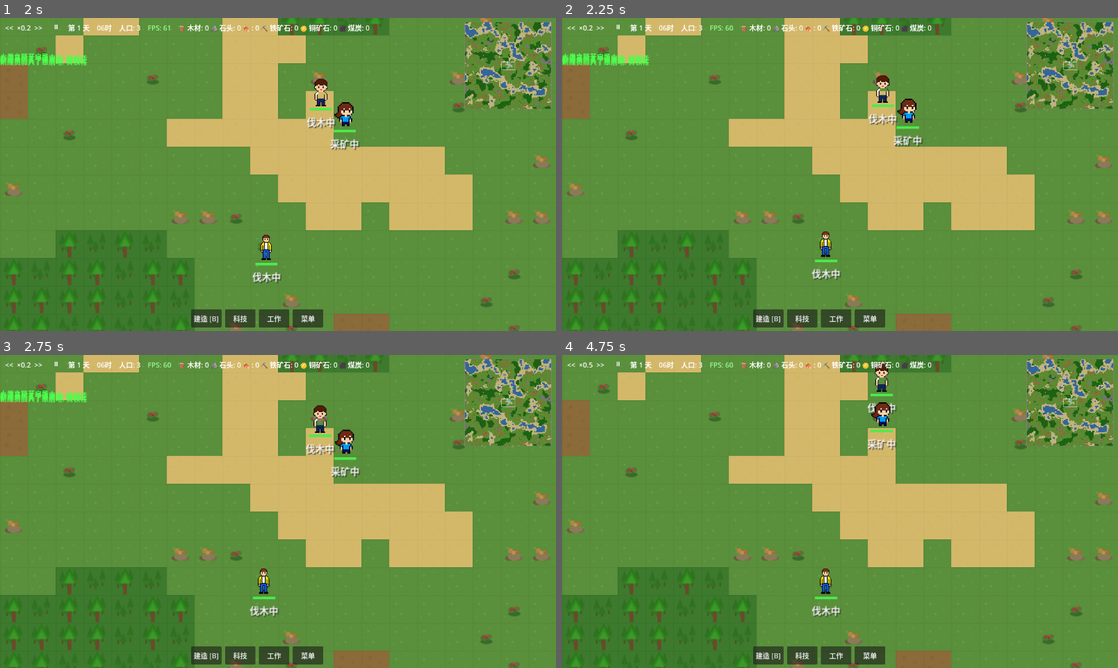
Above: before the commit, frames 1-4 (two rows, left to right).
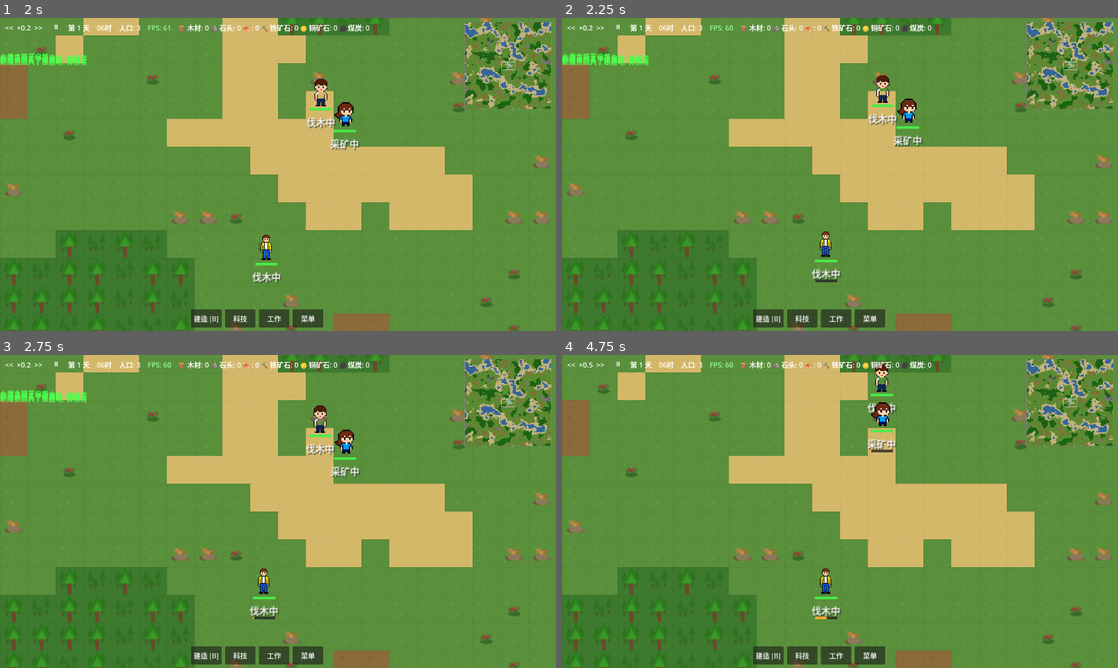
Above: after the commit, the same moments.

Repository: ZhanXuzhao/the-path-of-humanity
Game: Godot game, scene res://scenes/game.tscn
Two runs of this game, one before a commit and one after it. Both use one fixed random seed, a clock stepped at 60 frames per second and the inputs below.
Inputs (mouse positions are in pixels of both pictures, inside the frame that each line leads up to):
- Up to frame 1 (2 s): click "<<" at 0.5 s; tap Enter at 1.25 s; drag from (505, 64) to (333, 105) at 1.27 s
- Up to frame 2 (2.25 s): drag from (728, 190) to (812, 237) at 2.02 s
- Up to frame 3 (2.75 s): no input
- Up to frame 4 (4.75 s): click ">>" at 2.75 s; click "⏸" at 3.5 s; click "▶" at 4.25 s

Frame 1 is identical in both runs. In frame 2, less than 0.1% of the frame differs, in the area x 45-50%, y 83-85%; in frame 3, less than 0.1%; in frame 4, less than 0.1%, in the area x 45-60%, y 30-85%.

Commit message:
feat: 角色工作时在状态下方添加进度条

Diff:
--- a/scripts/entities/settler.gd
+++ b/scripts/entities/settler.gd
@@ -258,6 +258,17 @@
 	# 文字本体
 	_status_font.draw_string(get_canvas_item(), text_pos, state_text, HORIZONTAL_ALIGNMENT_LEFT, -1, font_size, Color(1, 1, 1, 0.95))
 
+	# ===== 工作进度条（仅工作中显示） =====
+	if state == SettlerState.WORKING:
+		var progress = _get_work_progress()
+		if progress > 0.0:
+			var prog_bar_y = text_y + text_size.y + 2.0
+			# 背景
+			draw_rect(Rect2(bar_x, prog_bar_y, bar_width, bar_height), Color(0.15, 0.15, 0.15, 0.8))
+			# 进度填充（橙色进度条）
+			var prog_color = Color(1.0, 0.7, 0.2, 0.9)  # 橙色
+			draw_rect(Rect2(bar_x, prog_bar_y, bar_width * progress, bar_height), prog_color)
+
 func _draw_target_line():
 	"""绘制连接到目标位置的指示虚线（选中时显示），有导航路径时沿路径绘制"""
 	if target_world_pos == Vector2.ZERO or position.distance_squared_to(target_world_pos) < 16.0:
@@ -288,6 +299,34 @@
 		var local_target = target_world_pos - position
 		draw_dashed_line(Vector2.ZERO, local_target, line_color, 1.5, 4.0, true)
 		draw_circle(local_target, 3.0, line_color)
+
+func _get_work_progress() -> float:
+	"""返回当前工作进度 (0.0~1.0)，用于显示工作进度条"""
+	if state != SettlerState.WORKING or current_task == null:
+		return 0.0
+
+	var task_type = current_task.get("type", "")
+	if task_type == "":
+		return 0.0
+
+	# 计算工作速度
+	var skill_id = current_task.get("skill", "")
+	var skill_level = get_skill(skill_id)
+	var base_speed = _settler_setting("work_speed_base", 1.0)
+	var level_bonus = _settler_setting("work_speed_level_bonus", 0.1)
+	var work_speed = base_speed + (skill_level - 1.0) * level_bonus
+
+	var gm = get_node("/root/GameManager")
+	var speed_mult = gm.time_speed if gm else 1.0
+
+	var now = Time.get_ticks_msec() / 1000.0
+	var adjusted_interval = work_tick_interval / (work_speed * speed_mult)
+
+	if adjusted_interval <= 0:
+		return 0.0
+
+	var elapsed = now - _last_work_tick_time
+	return clampf(elapsed / adjusted_interval, 0.0, 1.0)
 
 # 根据任务数据获取工作类别显示文字
 static func get_work_type_from_task(task_data: Dictionary) -> String:
